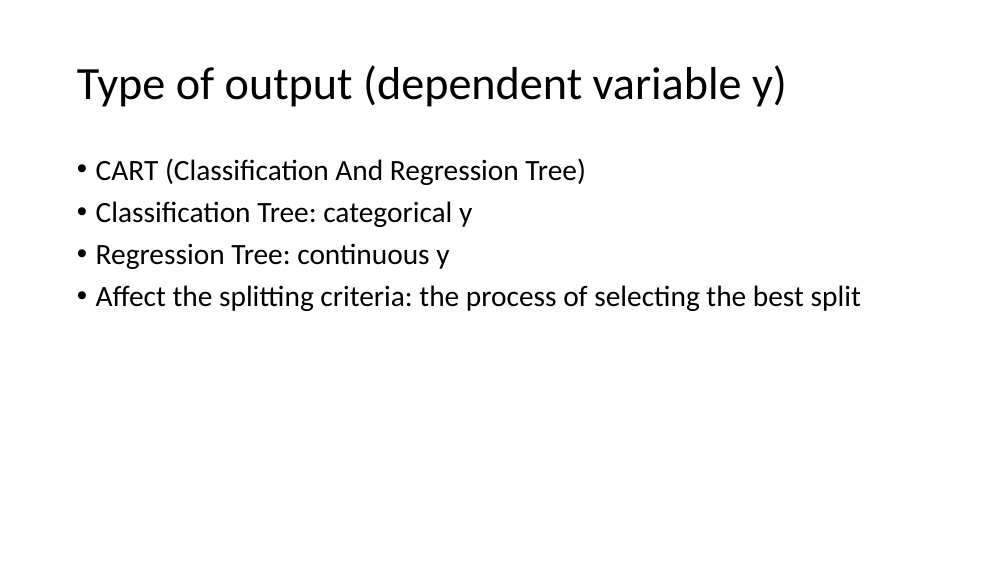
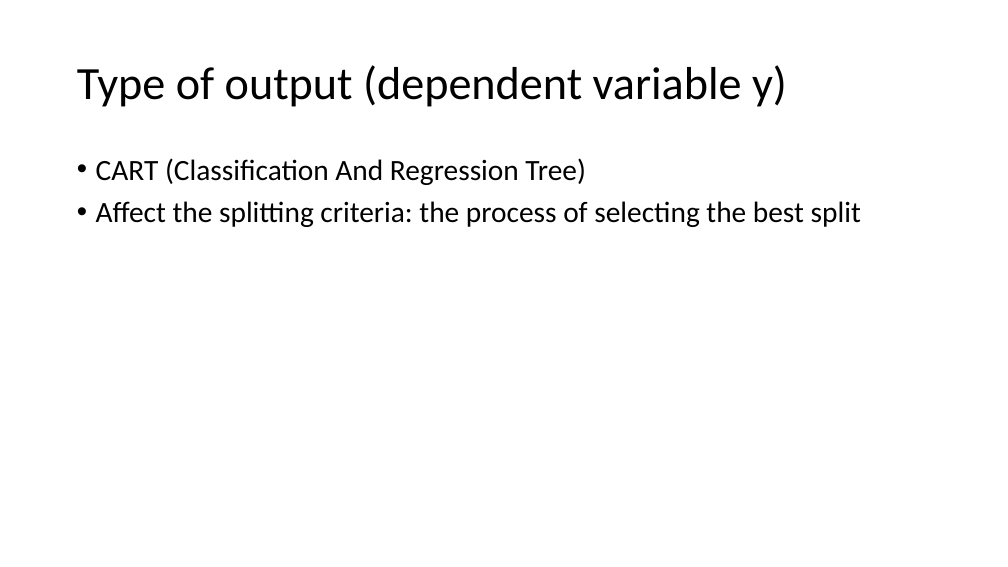
Before and after one commit to gucino/Machine-Learning, a slide deck: slide 8 of Decision_tree_and_Random_forest.pptx. Drawn at 1008x567 pixels with LibreOffice and Linux fonts; fonts in the diff are those of the drawing. Boxes give left, top, right and bottom in pixels: in the first picture for what was removed or moved away, otherwise in the second. Text is boxed around its words. In the diff, an @@ line names an element or a change of style, - is before the commit and + after.

```diff
--- a/Decision_tree_and_Random_forest.pptx
+++ b/Decision_tree_and_Random_forest.pptx
@@ text at (x1=96, y1=201, x2=472, y2=269): paragraphs removed @@
-• Classification Tree: categorical y
-• Regression Tree: continuous y
```
Also in this commit, not shown: 1 other slide changed, 5 slides added.
